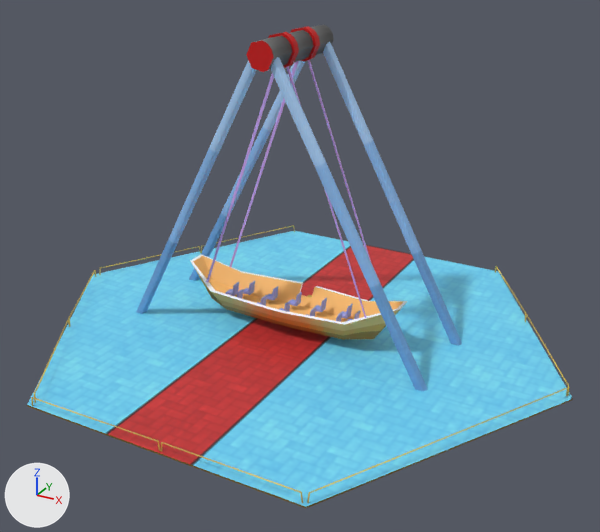
What one commit did to the FBX model Assets/XanaBuilder Assets/Models/ETC/02_ThemePark/ETC0210002_BotRide/ETC0210002.fbx.
Before and after are seen from a 50 mm camera at (24.4, -44.3, 26.9) aimed at (1.0, -1.6, 5.6). Arrows for +X, +Y and +Z are at lower left; the lights stay in place. Where no turn or scale is listed for an object, it has been applied to the vertices.

Script lines for the objects in view, before the commit:
```python
mat_mtetc0210002_placemode = principled_material('mtETC0210002_PlaceMode')
mat_mtetc0210002_placemode.texture = img_txetc0210002_diffuse_png
mat_mtetc0210002_placemode.roughness = 0.553
me_mesh = bpy.data.meshes.new('Mesh')
me_mesh.from_pydata(...)  # 759 vertices, 625 faces; spans x -18.4..18.4, y -15.9..15.9, z 0.0..19.9
me_mesh.materials.append(mat_mtetc0210002_placemode)  # picture img_txetc0210002_diffuse_png
ob_smetc0210002 = bpy.data.objects.new('smETC0210002', me_mesh)
ob_smetc0210002.location = (0.0, 0.0, 0.0)
```
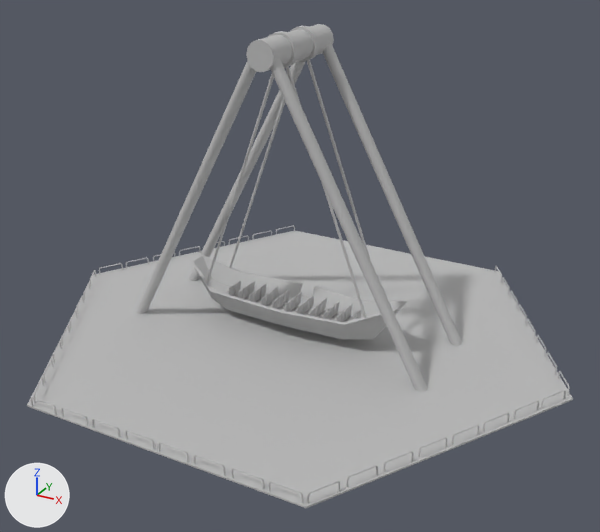
Patch to the scene script:
```diff
--- a/Assets/XanaBuilder Assets/Models/ETC/02_ThemePark/ETC0210002_BotRide/ETC0210002.fbx.py
+++ b/Assets/XanaBuilder Assets/Models/ETC/02_ThemePark/ETC0210002_BotRide/ETC0210002.fbx.py
@@ mat_mtetc0210002_placemode @@
 mat_mtetc0210002_placemode = principled_material('mtETC0210002_PlaceMode')
-mat_mtetc0210002_placemode.texture = img_txetc0210002_diffuse_png
+mat_mtetc0210002_placemode.base_color = (0.5, 0.5, 0.5)  # grey #bcbcbc
 mat_mtetc0210002_placemode.roughness = 0.553
@@ me_mesh @@
-me_mesh.from_pydata(...)  # 759 vertices, 625 faces; spans x -18.4..18.4, y -15.9..15.9, z 0.0..19.9
+me_mesh.from_pydata(...)  # 4024 vertices, 3397 faces; spans x -18.4..18.4, y -15.9..15.9, z 0.0..19.9
+# me_mesh part 1: the loose piece of 24 vertices spanning x 0.8..1.6, y -1.1..-0.5, z 1.2..2.3 is copied, and the copy is moved by (-1.0, 0.0, 0.0); it spans x -0.1..0.6, y -1.1..-0.5, z 1.2..2.3
+# me_mesh part 2: the loose piece of 24 vertices spanning x -3.0..-2.2, y -1.1..-0.5, z 1.2..2.3 is copied, and the copy is moved by (1.9, 0.8, 0.0); it spans x -1.1..-0.3, y -0.4..0.3, z 1.2..2.3
+# me_mesh part 3: the loose piece of 24 vertices spanning x 0.8..1.6, y -1.1..-0.5, z 1.2..2.3 is copied, and the copy is moved by (-1.0, 0.8, 0.0); it spans x -0.1..0.6, y -0.4..0.3, z 1.2..2.3
+# me_mesh part 4: the loose piece of 24 vertices spanning x 0.8..1.6, y -1.1..-0.5, z 1.2..2.3 is copied, and the copy is moved by (-1.0, 1.6, 0.0); it spans x -0.1..0.6, y 0.5..1.1, z 1.2..2.3
+# me_mesh part 5: the loose piece of 24 vertices spanning x -4.9..-4.1, y -1.1..-0.5, z 1.2..2.3 is copied, and the copy is moved by (0.0, 0.8, 0.0); it spans x -4.9..-4.1, y -0.4..0.3, z 1.2..2.3
+# me_mesh part 6: the loose piece of 24 vertices spanning x -4.9..-4.1, y -1.1..-0.5, z 1.2..2.3 is copied, and the copy is moved by (0.9, 0.0, 0.0); it spans x -3.9..-3.2, y -1.1..-0.5, z 1.2..2.3
+# me_mesh part 7: the loose piece of 24 vertices spanning x -4.9..-4.1, y -1.1..-0.5, z 1.2..2.3 is copied, and the copy is moved by (0.9, 1.6, 0.0); it spans x -3.9..-3.2, y 0.5..1.1, z 1.2..2.3
+# me_mesh part 8: the loose piece of 24 vertices spanning x -4.9..-4.1, y -1.1..-0.5, z 1.2..2.3 is copied, and the copy is moved by (0.9, 0.8, 0.0); it spans x -3.9..-3.2, y -0.4..0.3, z 1.2..2.3
+# me_mesh part 9: the loose piece of 24 vertices spanning x -3.0..-2.2, y -1.1..-0.5, z 1.2..2.3 is copied, and the copy is moved by (0.0, 0.8, 0.0); it spans x -3.0..-2.2, y -0.4..0.3, z 1.2..2.3
+# me_mesh part 10: the loose piece of 24 vertices spanning x -3.0..-2.2, y -1.1..-0.5, z 1.2..2.3 is copied, and the copy is moved by (0.9, 0.8, 0.0); it spans x -2.0..-1.3, y -0.4..0.3, z 1.2..2.3
+# me_mesh part 11: the loose piece of 24 vertices spanning x -3.0..-2.2, y -1.1..-0.5, z 1.2..2.3 is copied, and the copy is moved by (0.9, 1.6, 0.0); it spans x -2.0..-1.3, y 0.5..1.1, z 1.2..2.3
+# me_mesh part 12: the loose piece of 24 vertices spanning x -3.0..-2.2, y -1.1..-0.5, z 1.2..2.3 is copied, and the copy is moved by (0.9, 0.0, 0.0); it spans x -2.0..-1.3, y -1.1..-0.5, z 1.2..2.3
+# me_mesh part 13: the loose piece of 24 vertices spanning x 0.8..1.6, y -1.1..-0.5, z 1.2..2.3 is copied, and the copy is moved by (0.0, 0.8, 0.0); it spans x 0.8..1.6, y -0.4..0.3, z 1.2..2.3
+# me_mesh part 14: the loose piece of 24 vertices spanning x 0.8..1.6, y -1.1..-0.5, z 1.2..2.3 is copied, and the copy is moved by (0.9, 1.6, 0.0); it spans x 1.8..2.5, y 0.5..1.1, z 1.2..2.3
+# me_mesh part 15: the loose piece of 24 vertices spanning x 0.8..1.6, y -1.1..-0.5, z 1.2..2.3 is copied, and the copy is moved by (0.9, 0.8, 0.0); it spans x 1.8..2.5, y -0.4..0.3, z 1.2..2.3
+# me_mesh part 16: the loose piece of 24 vertices spanning x 2.7..3.5, y -1.1..-0.5, z 1.2..2.3 is copied, and the copy is moved by (0.0, 0.8, 0.0); it spans x 2.7..3.5, y -0.4..0.3, z 1.2..2.3
+# me_mesh part 17: the loose piece of 24 vertices spanning x -4.9..-4.1, y -1.1..-0.5, z 1.2..2.3 is copied, and the copy is moved by (-0.9, 1.2, 0.0); it spans x -5.8..-5.0, y 0.0..0.6, z 1.2..2.3
+# me_mesh part 18: the loose piece of 24 vertices spanning x -4.9..-4.1, y -1.1..-0.5, z 1.2..2.3 is copied, and the copy is moved by (-0.9, 0.4, 0.0); it spans x -5.8..-5.0, y -0.8..-0.1, z 1.2..2.3
+# me_mesh part 19: the loose piece of 24 vertices spanning x 2.7..3.5, y -1.1..-0.5, z 1.2..2.3 is copied, and the copy is moved by (0.9, 1.2, 0.0); it spans x 3.6..4.4, y 0.1..0.7, z 1.2..2.3
+# me_mesh part 20: the loose piece of 20 vertices spanning x -5.8..-5.0, y -0.2..0.4, z 1.4..2.3 is deleted
+# me_mesh part 21: 29 vertices moved from x -14.0..18.0, y -15.8..15.6, z 0.1..2.6 to x -17.1..18.0, y -15.8..15.6, z 0.1..2.6; 53 vertices removed from x -14.0..18.1, y -15.8..8.6, z 0.1..0.7; 2854 vertices added at x -18.0..18.1, y -15.9..15.7, z 0.1..19.9
 me_mesh.materials.append(mat_mtetc0210002_placemode)
```

What differs and where, as boxes (x1, y1, x2, y2) in the pictures (600 x 532 px):
'smETC0210002', surface changed, reshaped (cyan to grey): before (27, 25, 573, 508); after (27, 24, 573, 508)
part 1 of me_mesh, added: after (293, 304, 303, 314)
part 2 of me_mesh, added: after (282, 296, 296, 311)
part 3 of me_mesh, added: after (294, 299, 309, 314)
part 4 of me_mesh, added: after (308, 295, 314, 309)
part 5 of me_mesh, added: after (235, 285, 249, 299)
part 6 of me_mesh, added: after (245, 292, 255, 302)
part 7 of me_mesh, added: after (260, 283, 266, 298)
part 8 of me_mesh, added: after (247, 288, 261, 302)
part 9 of me_mesh, added: after (259, 291, 273, 305)
part 10 of me_mesh, added: after (270, 293, 284, 308)
part 11 of me_mesh, added: after (283, 289, 290, 303)
part 12 of me_mesh, added: after (268, 298, 278, 309)
part 13 of me_mesh, added: after (307, 302, 322, 317)
part 14 of me_mesh, added: after (325, 301, 339, 315)
part 15 of me_mesh, added: after (319, 305, 334, 320)
part 16 of me_mesh, added: after (333, 308, 347, 322)
part 17 of me_mesh, added: after (228, 280, 241, 294)
part 18 of me_mesh, added: after (225, 284, 235, 296)
part 19 of me_mesh, added: after (347, 309, 362, 321)
part 20 of me_mesh, deleted: before (226, 282, 239, 296)
part 21 of me_mesh, built on: before (34, 227, 568, 487); after (31, 24, 570, 503)
